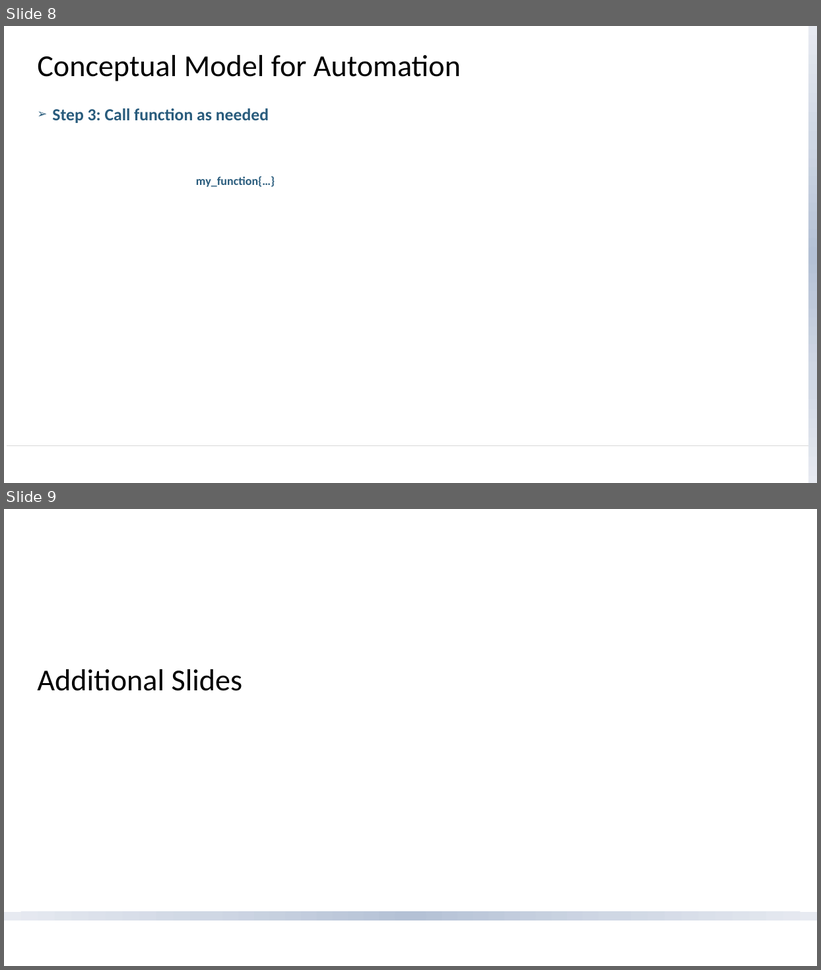
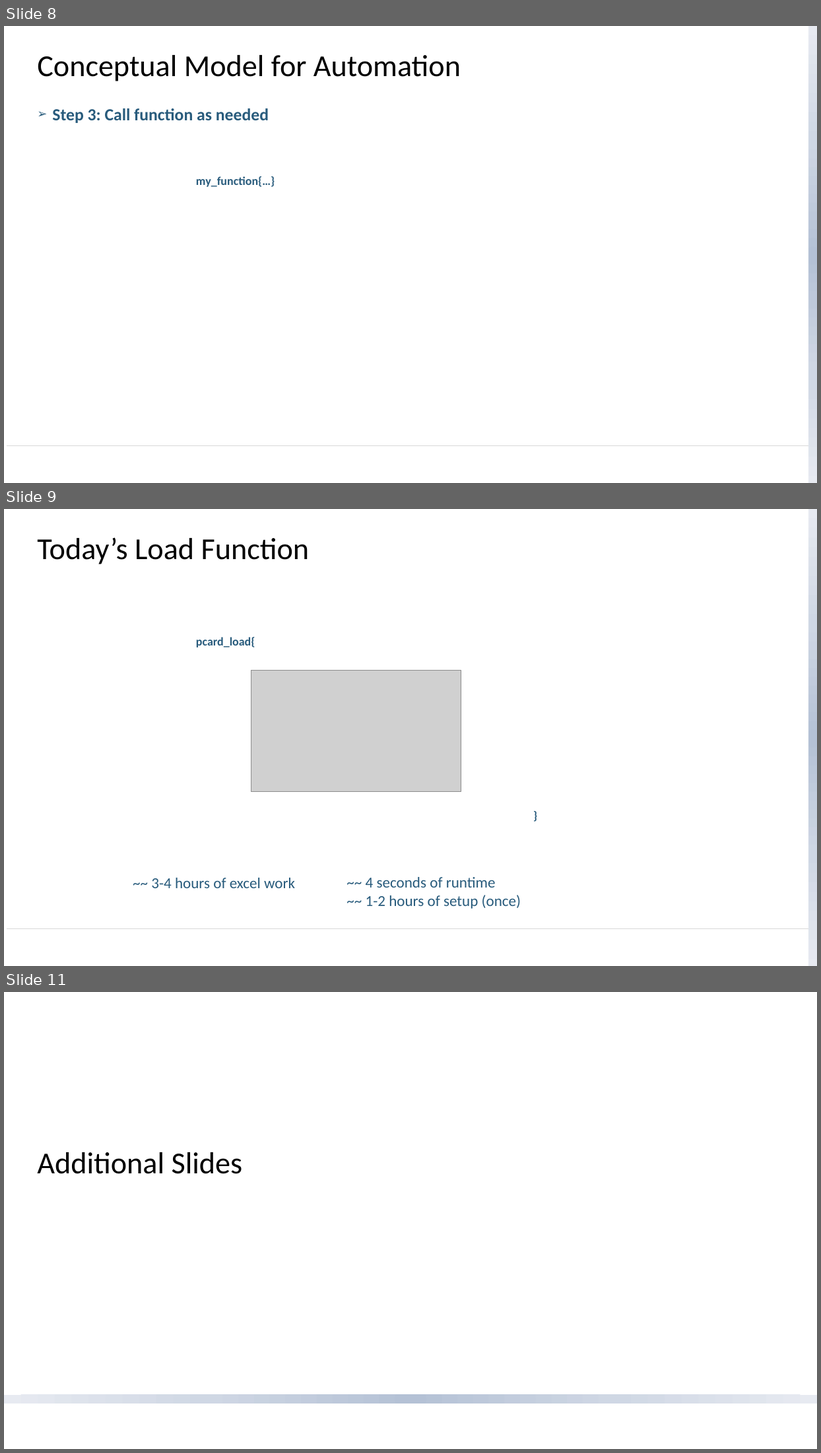
Before and after one commit to newtpm/iia-birmingham, a slide deck: Bravery - Brilliantly Lazy (Automation).pptx. Shown one above the other, each under a label of ours: slides 8 and 9 before the commit, slides 8, 9 and 11 after it; the slides between them are not shown. The pictures are 821x970 and 821x1453 pixels, drawn with LibreOffice and Linux fonts; fonts in the diff are those of the drawing; grey boxes stand for pictures; background and template pictures are left out. Boxes give left, top, right and bottom in pixels: in the first picture for what was removed or moved away, otherwise in the second. Text is boxed around its words. In the diff, an @@ line names an element or a change of style, - is before the commit and + after.

```diff
--- a/Bravery - Brilliantly Lazy (Automation).pptx
+++ b/Bravery - Brilliantly Lazy (Automation).pptx
@@ slide 9 added at bbox=[4, 509, 817, 966], background #FFFFFF; not listed: 2 template elements that a slide beside it also shows @@
@@ title added at bbox=[37, 537, 310, 564], 36 pt, text #000000 @@
+Today’s Load Function
@@ text added at bbox=[196, 637, 255, 648], 14 pt, text #285B7C, bold @@
+pcard_load{
@@ picture added at bbox=[251, 671, 461, 792] @@
@@ text added at bbox=[527, 805, 631, 826], 14 pt, text #285B7C, bold @@
+}
@@ text added at bbox=[151, 878, 295, 889], 18 pt, text #285B7C @@
+~~ 3-4 hours of excel work
@@ text added at bbox=[366, 877, 521, 909], 18 pt, text #285B7C @@
+~~ 4 seconds of runtime
+~~ 1-2 hours of setup (once)
@@ what was slide 9 is now slide 11 @@
```
Also in this commit, not shown: 1 other slide added, 4 other files.
